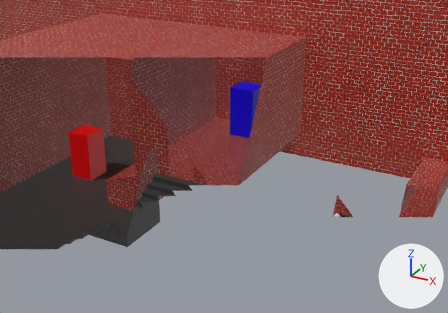
Before and after pictures for a commit that changed the Blender file assets-src/maps/map.blend.
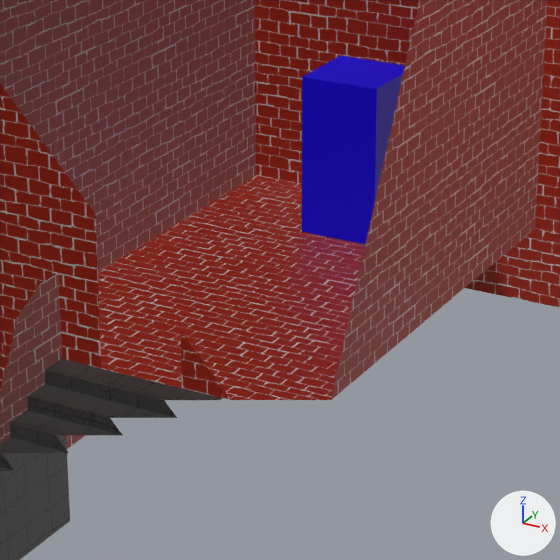
There are two pictures of each version: one from a 50 mm camera at (10.74, -21.45, 9.42) aimed at (0.7, -3.21, 0.3), one close up on the part from 31% to 69% of the width and 21% to 75% of the height. The axes (+X, +Y, +Z) are drawn at lower right. The lights are the same throughout. The first two pictures are the older version. Everything nearer to the camera than a plane just in front of the edit is cut away.

Before the edit, the objects in view are built like this:
```python
me_cube = bpy.data.meshes.new('Cube')
me_cube.from_pydata(...)  # 1157 vertices, 1214 faces; spans x -18.0..122.0, y -10.0..86.0, z -2.0..17.0
# faces by material slot: [1167, 43, 4]
me_cube.materials.append(mat_brick_png)  # picture img_brick_png
me_cube.materials.append(mat_pavement_png)  # picture img_pavement_png
me_cube.materials.append(mat_checkmate_png)  # picture img_checkmate_png
me_cube_001 = bpy.data.meshes.new('Cube.001')
me_cube_001.from_pydata(...)  # a box spanning x -0.5..0.5, y -0.5..0.5, z -1.0..1.0
me_cube_001.materials.append(mat_material)  # blue #0000ff
ob_map = bpy.data.objects.new('map', me_cube)
ob_map.location = (0.0, 0.0, 0.0)
ob_spawn = bpy.data.objects.new('spawn', me_cube_001)
ob_spawn.location = (0.0, 0.0, 1.0)
```
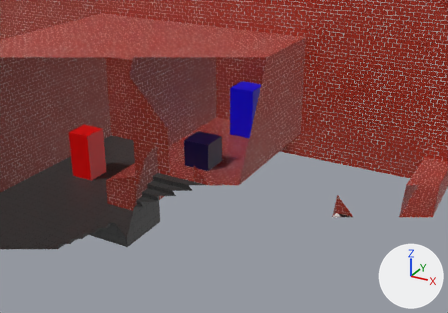
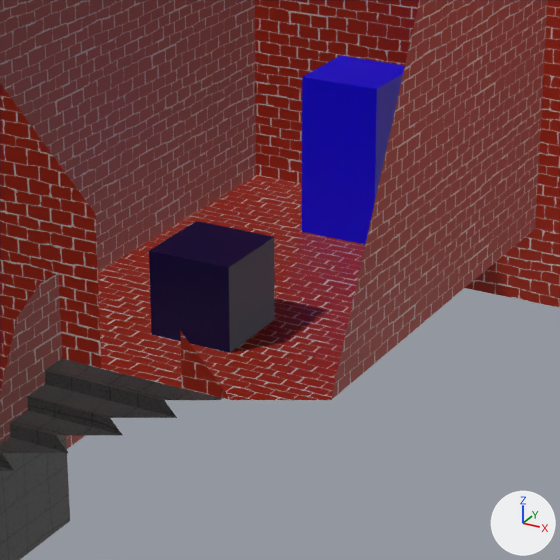
What changed in the scene script:
```text
Add mat_sledge_hammer:
    mat_sledge_hammer = principled_material('sledge_hammer')
    mat_sledge_hammer.base_color = (0.0, 0.0, 0.05)  # dark blue #00003f
Add me_anvil_box:
    me_anvil_box.from_pydata([(0.0, 0.0, 0.0), (-1.0, 0.0, 0.0), (-1.0, 1.0, 0.001), (0.0, 1.0, 0.001), (0.0, -0.001, 1.0), (-1.0, -0.001, 1.0), (-1.0, 0.999, 1.001), (0.0, 0.999, 1.001)], [], [(1, 2, 3, 0), (7, 6, 5, 4), (3, 7, 4, 0), (5, 6, 2, 1), (4, 5, 1, 0), (2, 6, 7, 3)])
    me_anvil_box.materials.append(mat_sledge_hammer)  # dark blue #00003f
Add ob_anvil_box:
    ob_anvil_box = bpy.data.objects.new('Anvil.Box', me_anvil_box)
    ob_anvil_box.location = (0.5, -4.0, -0.01)
```

Where the change shows, as pixel boxes [x1, y1, x2, y2] in the close-ups (560 x 560 px):
'Anvil.Box', added
    after: [149, 221, 275, 353]
